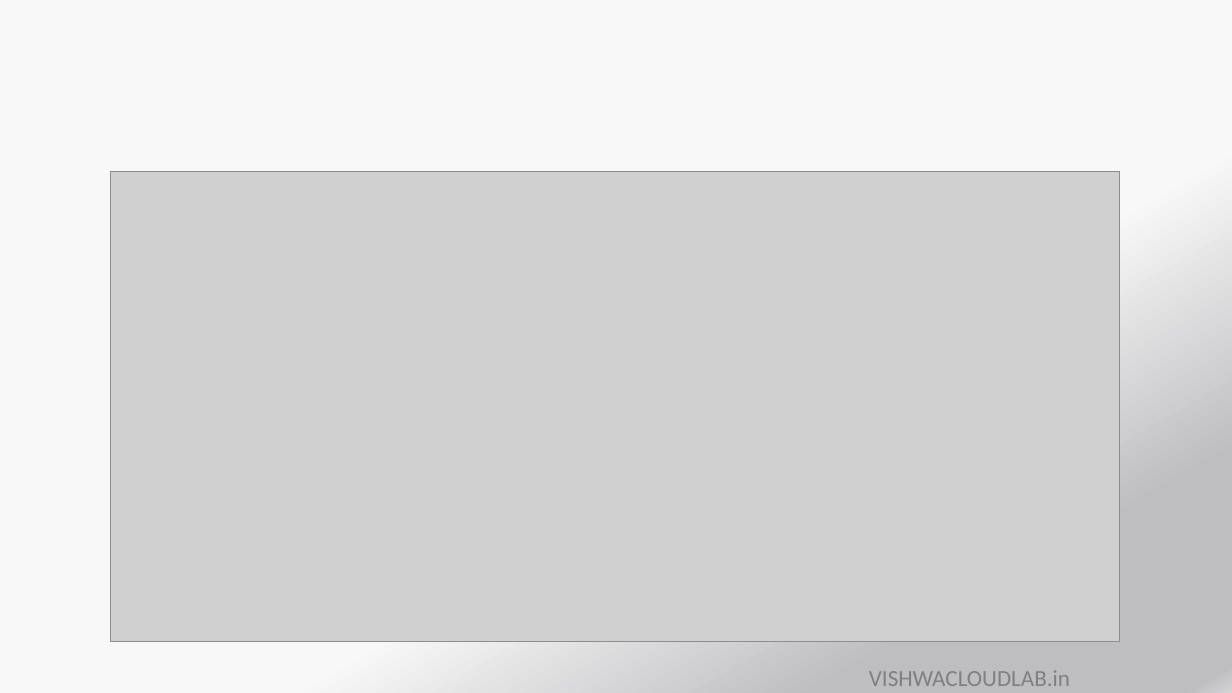
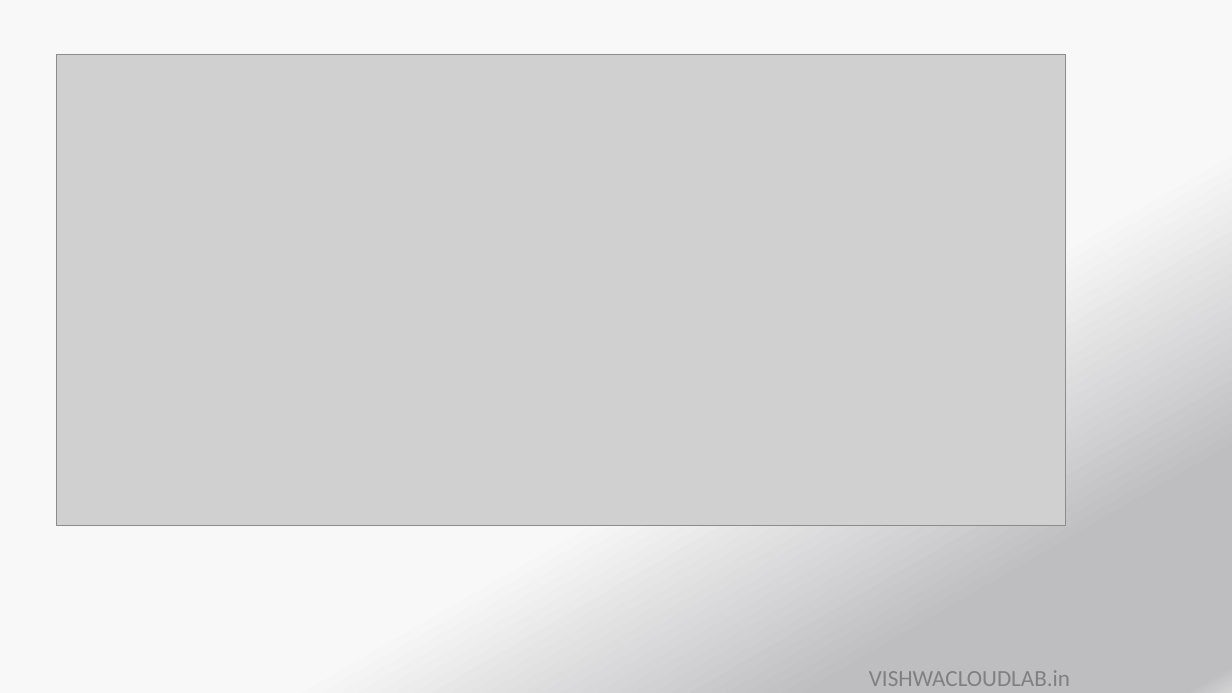
Before and after one commit to payalb/niit-25-aug-25, a slide deck: slide 8 of D4/PPT11-Kubernetes -Network.pptx. Drawn at 1232x693 pixels with LibreOffice and Linux fonts; fonts in the diff are those of the drawing; grey boxes stand for pictures. Boxes give left, top, right and bottom in pixels: in the first picture for what was removed or moved away, otherwise in the second. Text is boxed around its words. In the diff, an @@ line names an element or a change of style, - is before the commit and + after.

```diff
--- a/D4/PPT11-Kubernetes -Network.pptx
+++ b/D4/PPT11-Kubernetes -Network.pptx
@@ picture: place and size @@
-picture at [111, 171, 1120, 641]
+picture at [56, 55, 1066, 526]
@@ title removed at [152, 171, 587, 172] @@
-Overlay approach
```
Also in this commit, not shown: 6 other slides changed, 9 slides removed, 12 other files.
